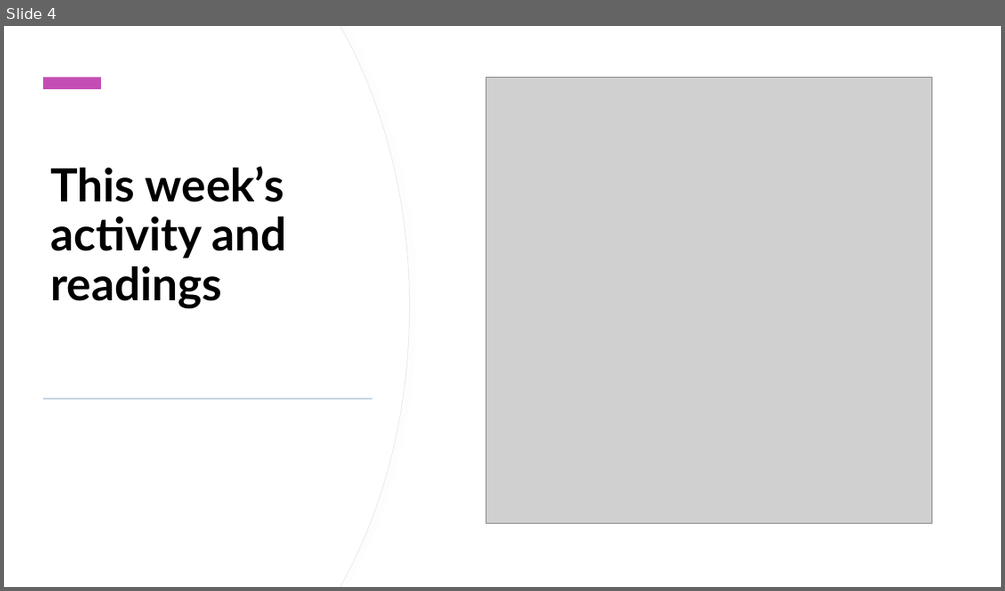
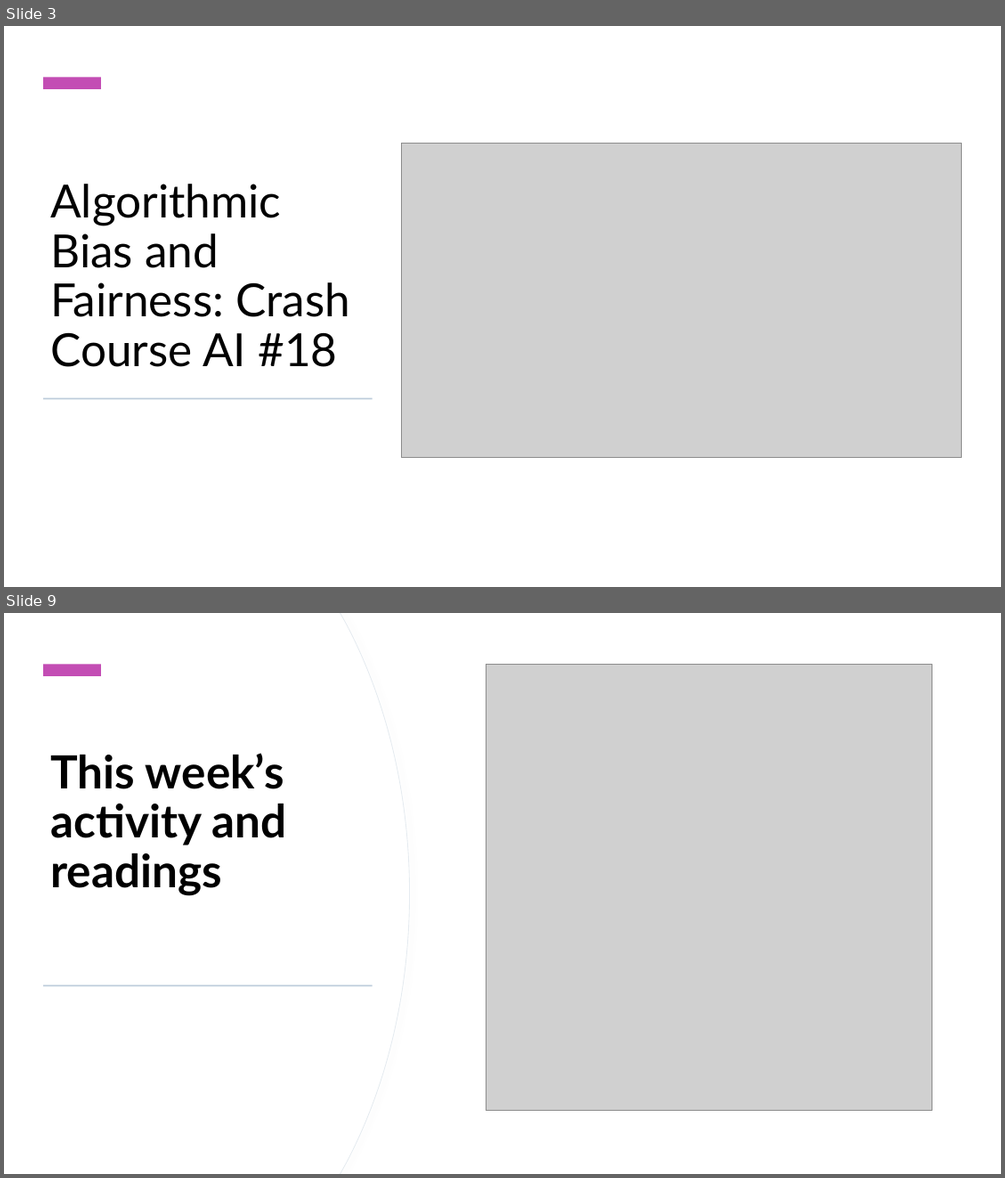
Before and after one commit to StephenCole19/Summer2020, a slide deck: soci2534/midterm/SOCIMidterm.pptx. Shown one above the other, each under a label of ours: slide 4 before the commit, slides 3 and 9 after it; the slides between them are not shown. The pictures are 1005x591 and 1005x1178 pixels, drawn with LibreOffice and Linux fonts; fonts in the diff are those of the drawing; grey boxes stand for pictures. Boxes give left, top, right and bottom in pixels: in the first picture for what was removed or moved away, otherwise in the second. Text is boxed around its words. In the diff, an @@ line names an element or a change of style, - is before the commit and + after.

```diff
--- a/soci2534/midterm/SOCIMidterm.pptx
+++ b/soci2534/midterm/SOCIMidterm.pptx
@@ slide 3 added at (4, 26, 1001, 587), background #FFFFFF; not listed: 2 template elements that a slide beside it also shows @@
@@ rectangle added at (4, 26, 1001, 587), fill #FFFFFF @@
@@ rectangle added at (43, 78, 101, 89), fill #C34DB4 @@
@@ picture added at (402, 143, 962, 458) @@
@@ title added at (50, 184, 350, 367), 44 pt, text #000000 @@
+Algorithmic Bias and Fairness: Crash Course AI #18
@@ rectangle added at (44, 398, 372, 399), fill #BDCCDB @@
@@ what was slide 4 is now slide 9 @@
```
Also in this commit, not shown: 4 slides changed, 6 other slides added, 9 slides removed, 16 other files.
